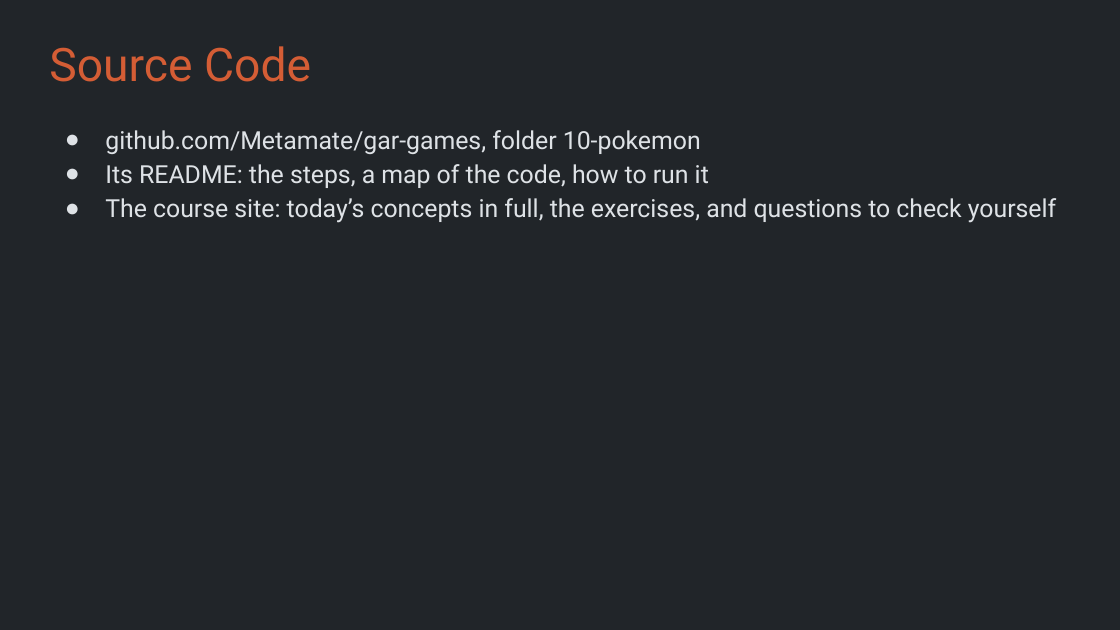
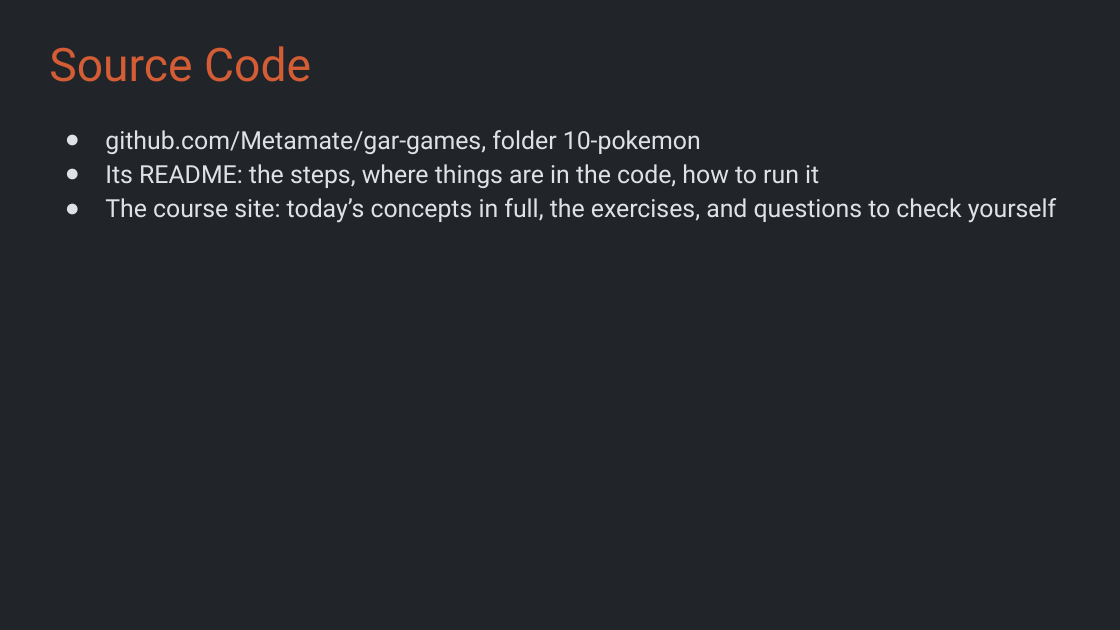
Before and after one commit to Metamate/gar, a slide deck: slide 5 of slides/10 Pokemon.pptx. Drawn at 1120x630 pixels with LibreOffice and Linux fonts; fonts in the diff are those of the drawing. Boxes give left, top, right and bottom in pixels: in the first picture for what was removed or moved away, otherwise in the second. Text is boxed around its words. In the diff, an @@ line names an element or a change of style, - is before the commit and + after.

```diff
--- a/slides/10 Pokemon.pptx
+++ b/slides/10 Pokemon.pptx
@@ text at [105,164,819,188]: text changed @@
-● Its README: the steps, a map of the code, how to run it
+● Its README: the steps, where things are in the code, how to run it
```
Also in this commit, not shown: 2 other slides changed, 11 other files.
